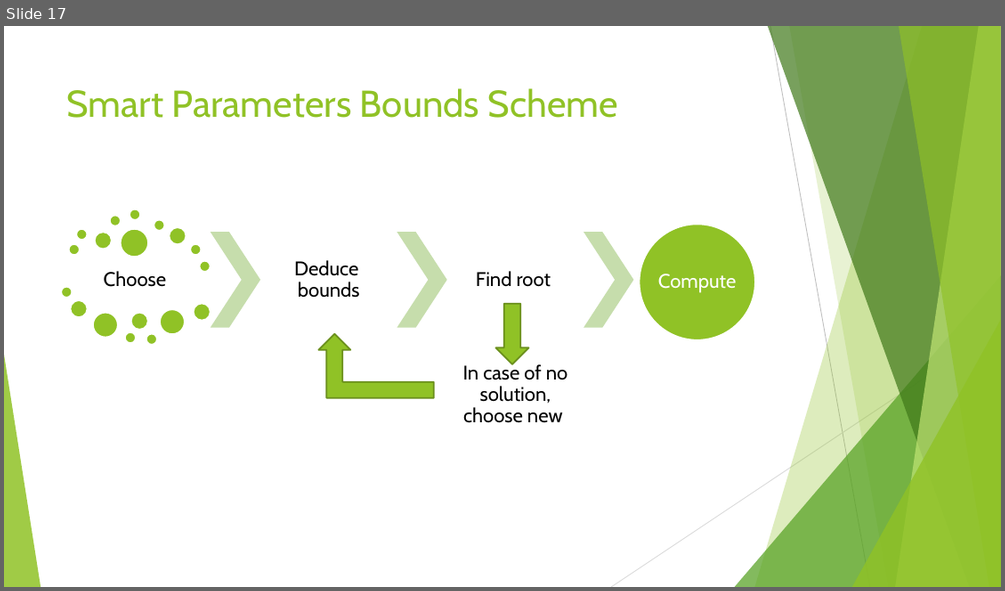
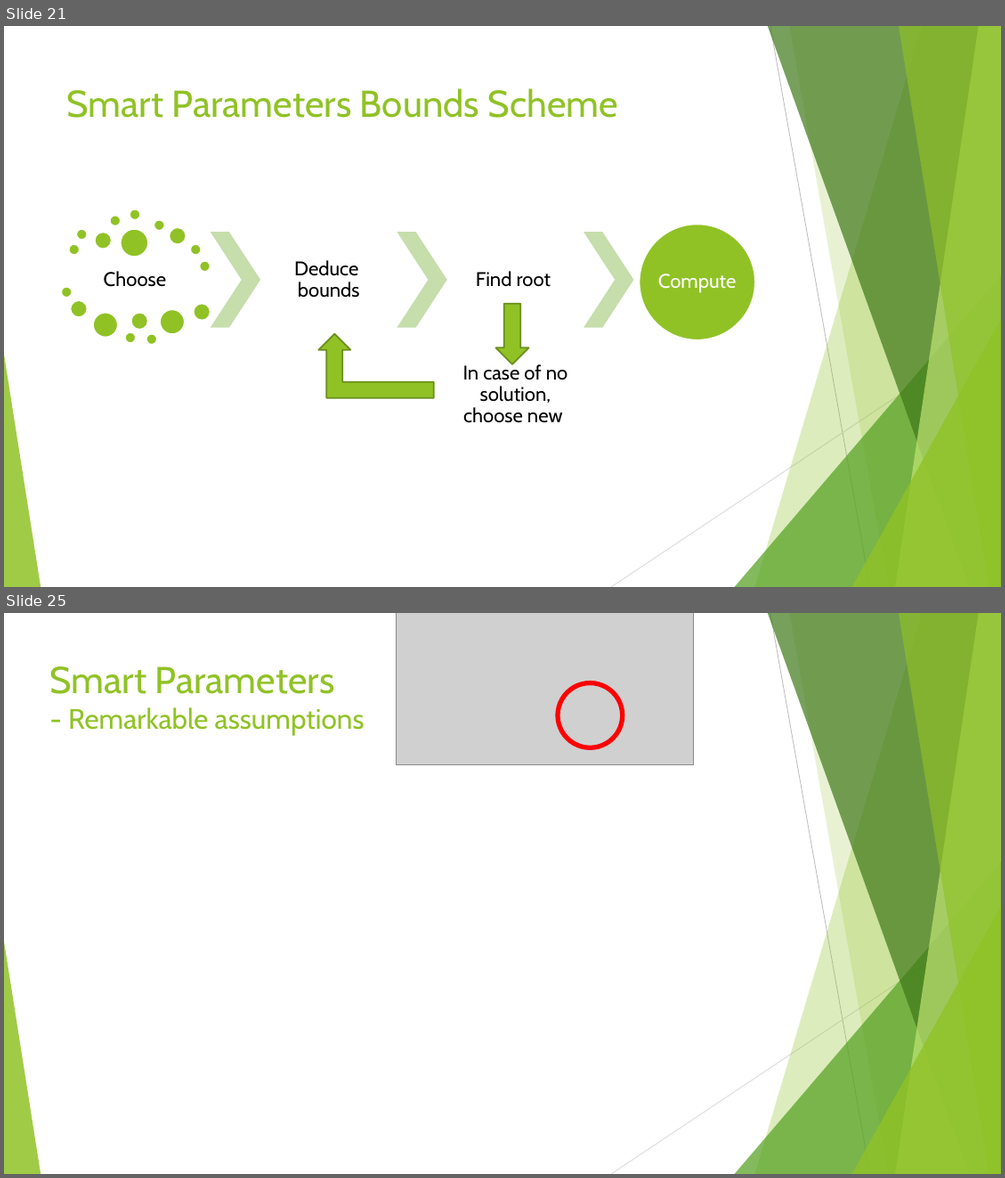
Before and after one commit to franciscopfsimoes/Thesis, a slide deck: PPTs/Fitting the Smile.pptx. Shown one above the other, each under a label of ours: slide 17 before the commit, slides 21 and 25 after it; the slides between them are not shown. The pictures are 1005x591 and 1005x1178 pixels, drawn with LibreOffice and Linux fonts; fonts in the diff are those of the drawing; grey boxes stand for pictures. Boxes give left, top, right and bottom in pixels: in the first picture for what was removed or moved away, otherwise in the second. Text is boxed around its words. In the diff, an @@ line names an element or a change of style, - is before the commit and + after.

```diff
--- a/PPTs/Fitting the Smile.pptx
+++ b/PPTs/Fitting the Smile.pptx
@@ slide 25 added at <box>4,613,1001,1174</box>, background #FFFFFF; not listed: 10 template elements that a slide beside it also shows @@
@@ picture added at <box>396,613,694,765</box> @@
@@ title added at <box>50,666,364,735</box>, 27 pt, text #90C226 @@
+Smart Parameters
+- Remarkable assumptions
@@ ellipse added at <box>558,683,623,748</box>, outline #FF0000 4.5 pt @@
@@ what was slide 17 is now slide 21 @@
```
Also in this commit, not shown: 4 other slides added.
